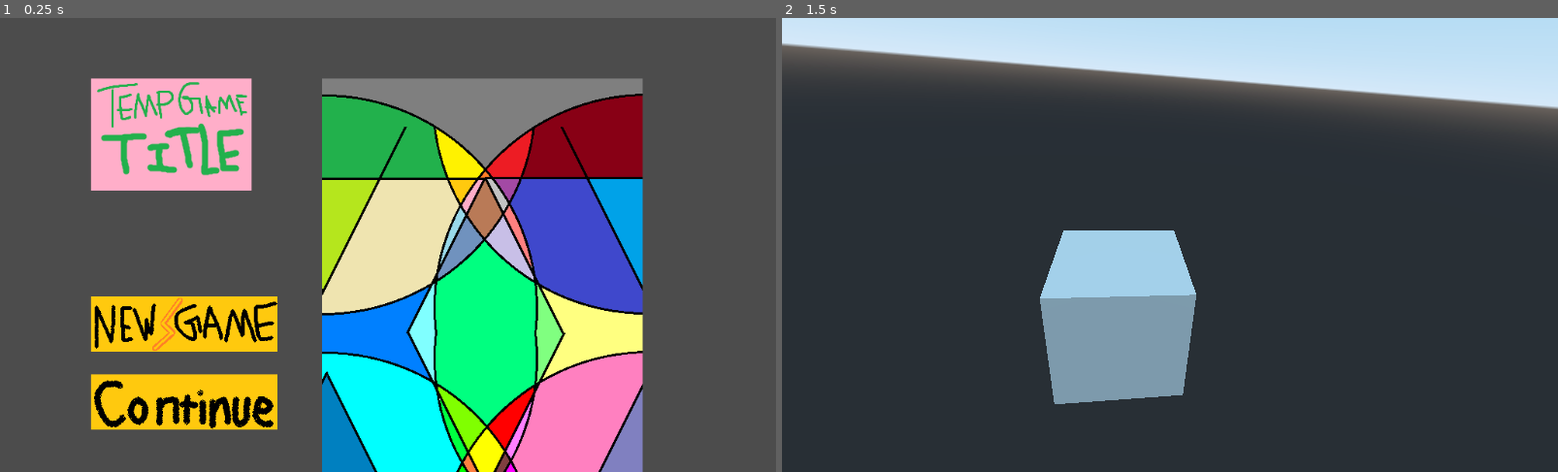
Above: before the commit, frames 1-2 (left to right).
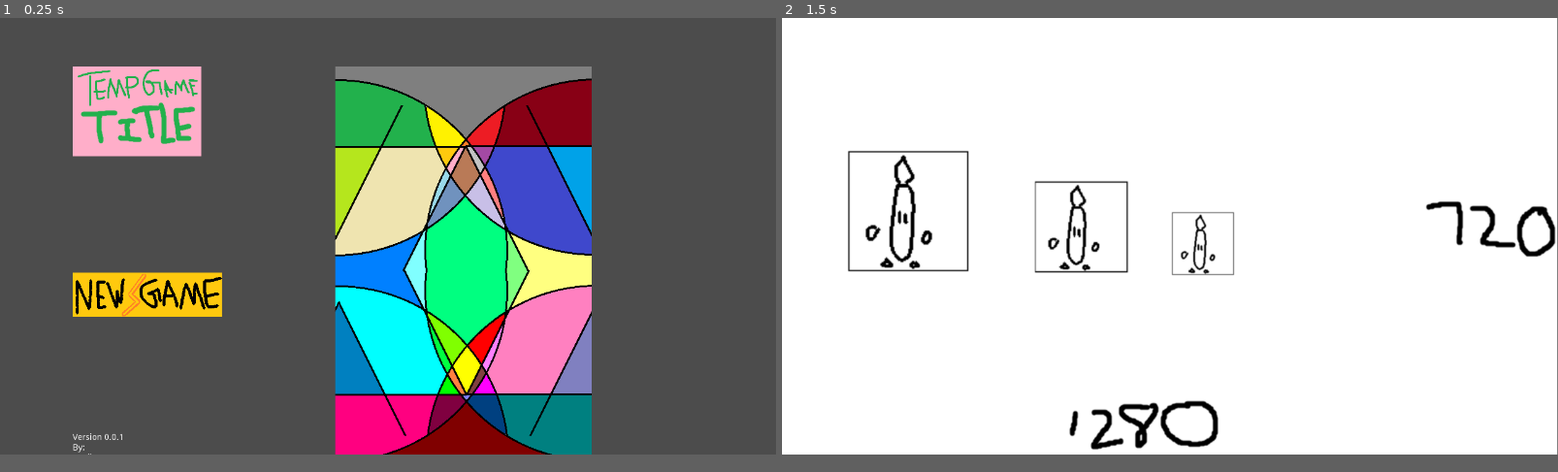
Above: after the commit, the same moments.

Repository: Melaisi/PaintGame
Game: Godot game, scene res://Scenes/Title/MainMenu.tscn
Same seed, same stepped clock (60 frames per second), same inputs: the game is played once before the commit and once after it.
Inputs (mouse positions are in pixels of both pictures, inside the frame that each line leads up to):
- Up to frame 1 (0.25 s): no input
- Up to frame 2 (1.5 s): tap Enter at 0.5 s; move the mouse to (968, 322) at 0.52 s; click (968, 322) at 0.67 s; tap Space at 1.25 s; move the mouse to (1014, 267) at 1.27 s; click (1014, 267) at 1.42 s
The window is 800x468 before the commit and 800x450 after it. Grey fills any space a smaller window leaves; there, only what the larger window draws over its background counts as a difference.

The runs differ from the first frame. In frame 1, 41% of the frame differs, in the area x 9-83%, y 10-100%; in frame 2, 96%, in the area x 0-100%, y 0-97%.

Commit message:
Testing scaling

Diff:
--- a/Scenes/Main/MainLevel.tscn
+++ b/Scenes/Main/MainLevel.tscn
@@ -1,12 +1,7 @@
 [gd_scene load_steps=2 format=2]
 
-[sub_resource type="CubeMesh" id=1]
+[ext_resource path="res://Art/Temp/BG1280x720.png" type="Texture" id=1]
 
-[node name="Spatial" type="Spatial"]
-
-[node name="CSGMesh" type="CSGMesh" parent="."]
-transform = Transform( 1, 0, 0, 0, 1, 0, 0, 0, 1, 0.110037, 0.125854, -0.104424 )
-mesh = SubResource( 1 )
-
-[node name="Camera" type="Camera" parent="."]
-transform = Transform( 0.137868, -0.466294, 0.873821, 0.0726711, 0.88463, 0.460596, -0.987781, 0, 0.155848, 4.54668, 3.69158, -0.0772328 )
+[node name="Sprite" type="Sprite"]
+position = Vector2( 639.374, 359.611 )
+texture = ExtResource( 1 )
--- a/Scenes/Title/MainMenu.tscn
+++ b/Scenes/Title/MainMenu.tscn
@@ -41,9 +41,9 @@
 alignment = 1
 
 [node name="NewGame" type="TextureRect" parent="HBoxContainer/VBoxContainer/MenuOptions"]
-margin_top = 136.0
+margin_top = 188.0
 margin_right = 246.0
-margin_bottom = 209.0
+margin_bottom = 261.0
 texture = ExtResource( 2 )
 script = ExtResource( 5 )
 __meta__ = {
@@ -51,6 +51,7 @@
 }
 
 [node name="Continue" type="TextureRect" parent="HBoxContainer/VBoxContainer/MenuOptions"]
+visible = false
 margin_top = 239.0
 margin_right = 246.0
 margin_bottom = 312.0
--- a/project.godot
+++ b/project.godot
@@ -14,6 +14,12 @@
 run/main_scene="res://Scenes/Title/MainMenu.tscn"
 config/icon="res://icon.png"
 
+[display]
+
+window/size/width=1280
+window/size/height=720
+window/stretch/aspect="expand"
+
 [physics]
 
 common/enable_pause_aware_picking=true
Binary file added: Art/Temp/100x100.png
Not shown, added: Art/Temp/100x100.png.import
Binary file added: Art/Temp/BG1280x720.png
Not shown, added: Art/Temp/BG1280x720.png.import
Binary file added: Art/Temp/unknown.png
Not shown, added: Art/Temp/unknown.png.import
